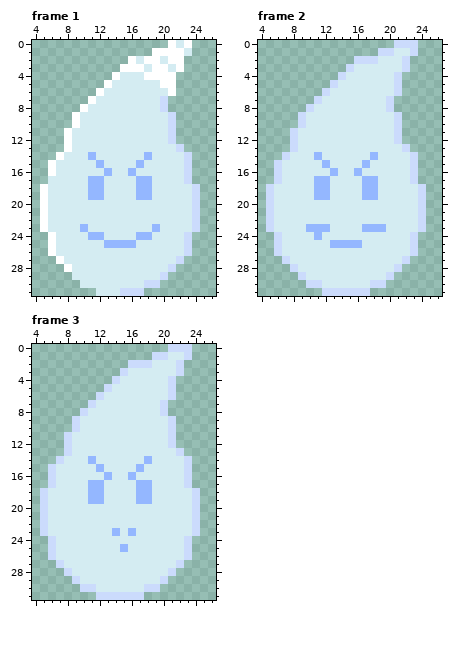
File history of a pixel-art file, Roguelike TBS/Assets/Sprites/Aseprite Files/FrostSpirit.ase. This is how it looked before the edit.
32x32 pixels, 3 frames. Shown: frame 1: x 4..26, y 0..31; frame 2: x 4..26, y 0..31; frame 3: x 4..26, y 0..31.
The result:
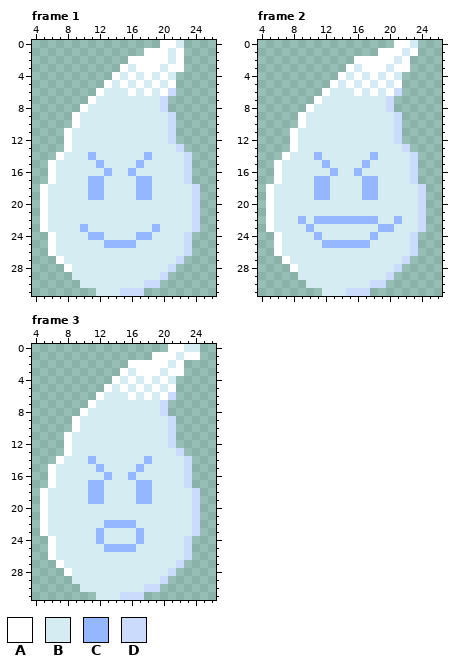
Palette (. is transparent): A #ffffff  B #d4ecf2  C #94b7ff  D #cbdbfc
Difference:
Changed rows in their new state; - is an unchanged pixel.
Frame 1:
first column x 15:
 0 -----A--.
 1 ---A--B-.
 2 --A--AB--
 3 -B-A-BA--
 4 -A--B-B--
 5 A-A-AB---
 6 -A-A-AD--
first column x 6:
17 A
Frame 2:
first column x 5:
 0 ----------------AAB
 1 --------------AAA-A
 2 -----------AAAAA-A-
 3 ----------A-AAA-AA-
 4 ---------A-A-A-AB--
 5 --------A-A-A-A-A--
 6 -------A---A-A-A---
 7 ------A------------
 8 -----A-------------
 9 ----A--------------
10 ----A--------------
11 ---A---------------
12 ---A---------------
13 ---A---------------
14 --A----------------
15 -A-----------------
16 -A-----------------
17 -A-----------------
18 A------------------
19 A------------------
20 A------------------
21 A------------------
22 A---C-CCCCCCCC--C--
23 A-----BB----BB-C---
24 -A-----------C-----
25 -A-----C----C------
26 -A-----------------
27 --A----------------
28 ---A---------------
29 ----B--------------
30 -----BB------------
31 -------BBB---------
Frame 3:
first column x 5:
 0 ----------------AABB
 1 --------------AAA-AA
 2 -----------AAAAA-A--
 3 ----------A-AAA-AA--
 4 ---------A-A-A-AB---
 5 --------A-A-A-A-A---
 6 -------A---A-A-A----
 7 ------A-------------
 8 -----A--------------
 9 ----A---------------
10 ----A---------------
11 ---A----------------
12 ---A----------------
13 ---A----------------
14 --A-----------------
15 -A------------------
16 -A------------------
17 -A------------------
18 A-------------------
19 A-------------------
20 A-------------------
21 A-------------------
22 A-------CCCC--------
23 A------C-B-BC-------
24 -A-----C----C-------
25 -A------CC-C--------
26 -A------------------
27 --A-----------------
28 ---A----------------
29 ----B---------------
30 -----BB-------------
31 -------BBB----------
Changed places in both pictures, as pixel boxes (x1, y1, x2, y2):
changed: (120, 40, 192, 96)
changed: (48, 176, 56, 184)
changed: (266, 40, 418, 296)
changed: (40, 344, 200, 600)
